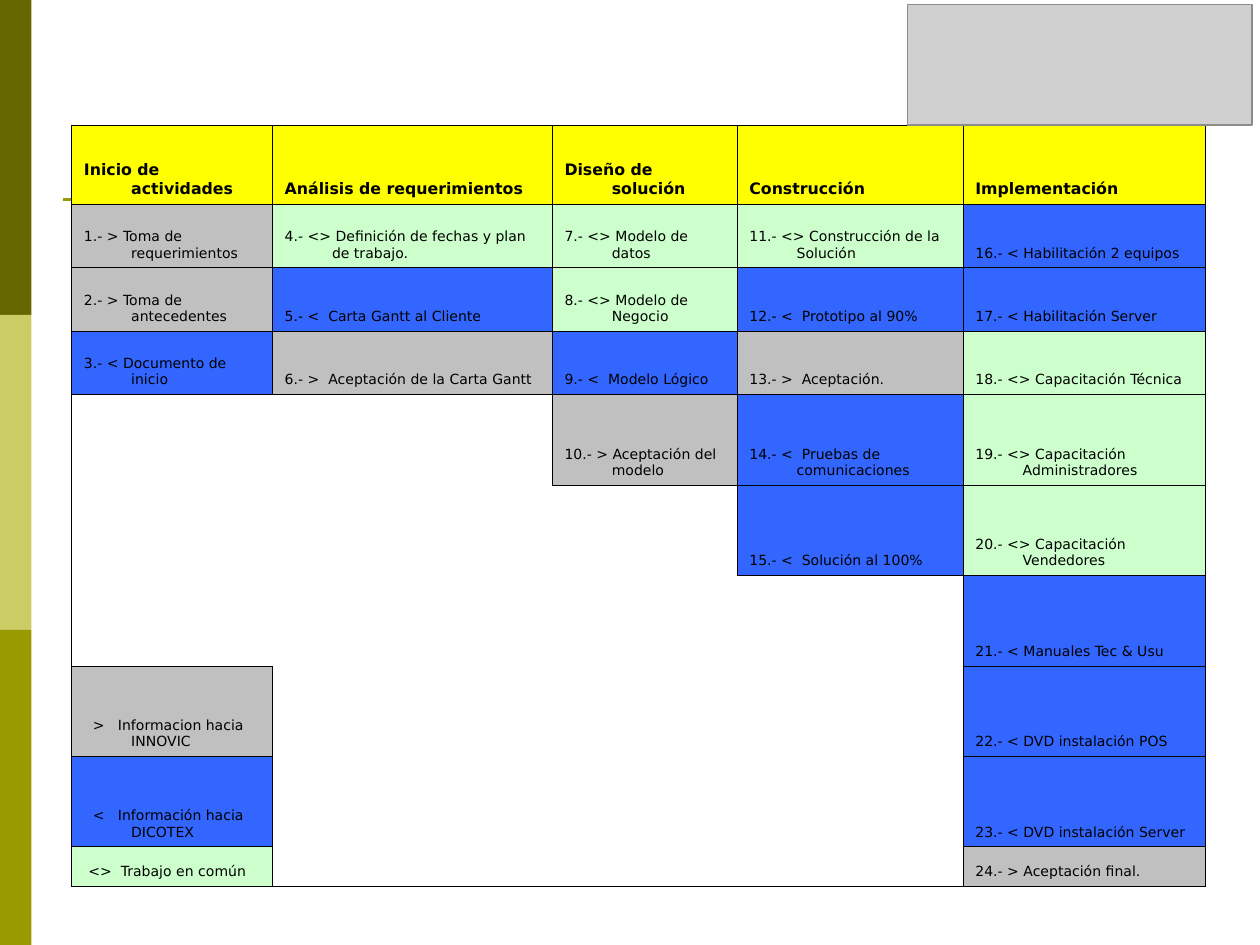
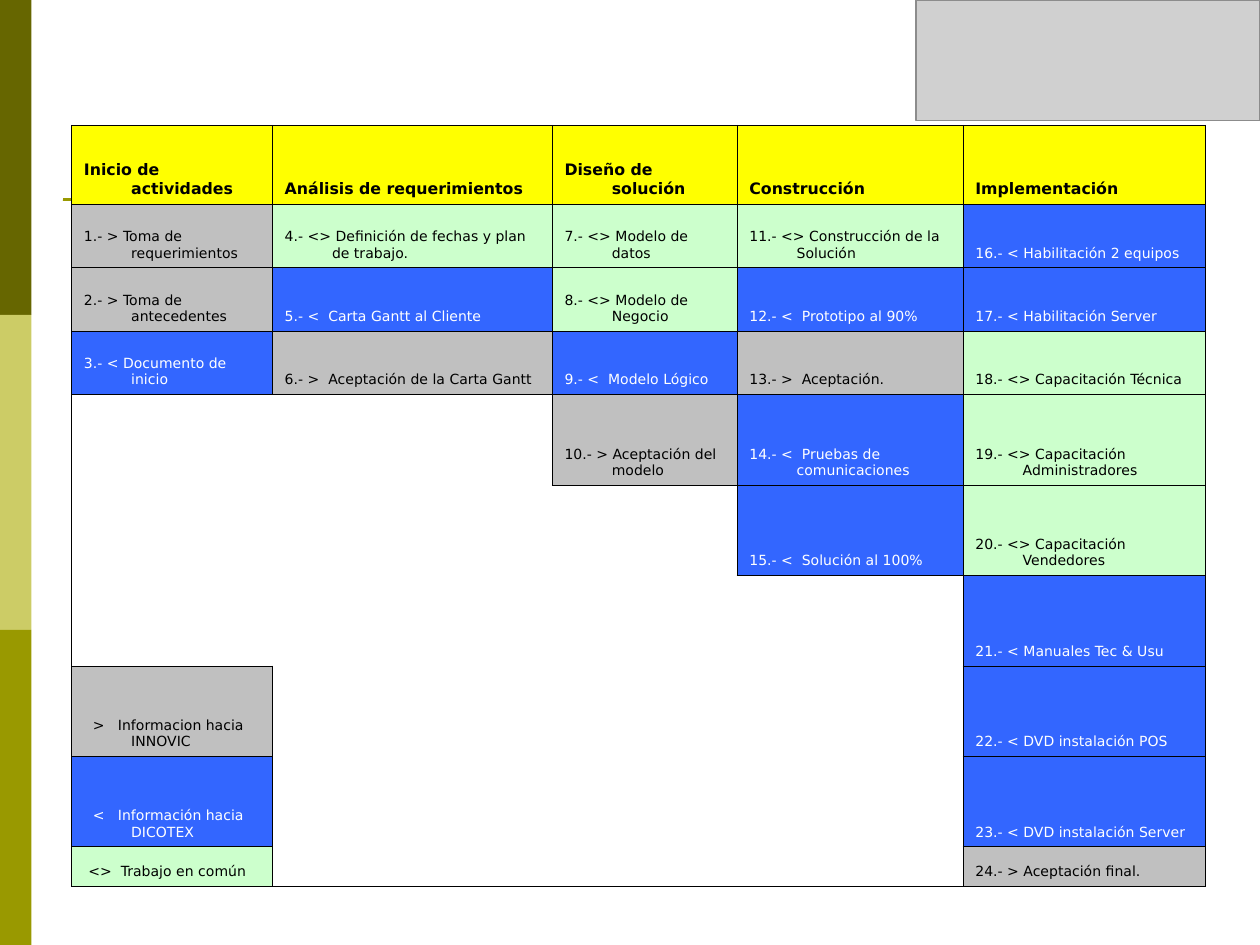
Before and after one commit to eclib/winnpos, a slide deck: slide 3 of DOC/Presentación_POS_INNOVIC-1_v3.ppt. Drawn at 1260x945 pixels with LibreOffice and Linux fonts; fonts in the diff are those of the drawing; grey boxes stand for pictures. Boxes give left, top, right and bottom in pixels: in the first picture for what was removed or moved away, otherwise in the second. Text is boxed around its words. In the diff, an @@ line names an element or a change of style, - is before the commit and + after.

```diff
--- a/DOC/Presentación_POS_INNOVIC-1_v3.ppt
+++ b/DOC/Presentación_POS_INNOVIC-1_v3.ppt
@@ picture: place and size @@
-picture at bbox=[907, 5, 1251, 125]
+picture at bbox=[916, 0, 1260, 120]
@@ table at bbox=[72, 125, 1206, 886] @@
@@ text colour #000000 to #FFFFFF in "16.- < Habilitación 2 equipos", "5.- < Carta Gantt al Cliente", "12.- < Prototipo al 90%", "17.- < Habilitación Server" and 8 more places @@
```
Also in this commit, not shown: 8 other files.
